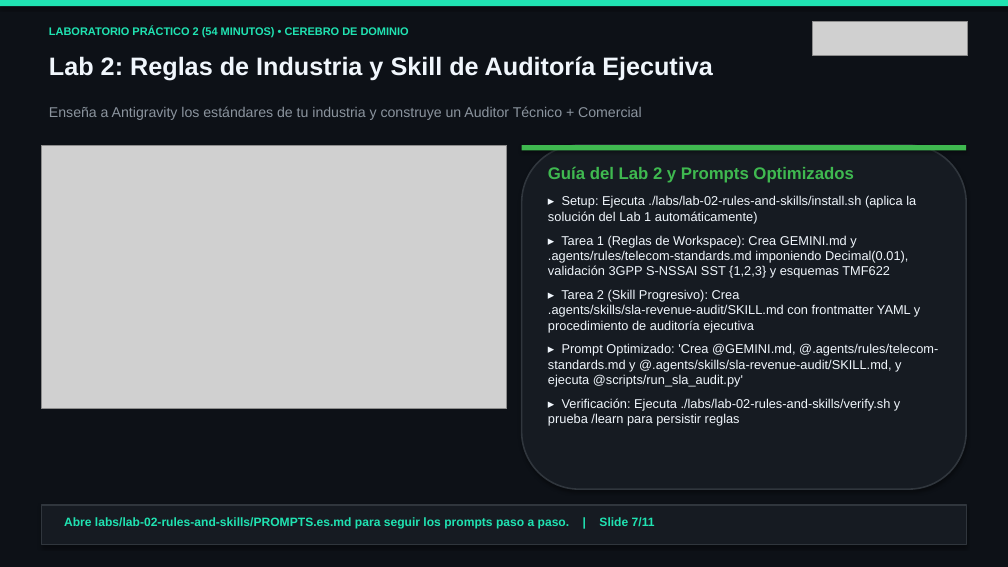
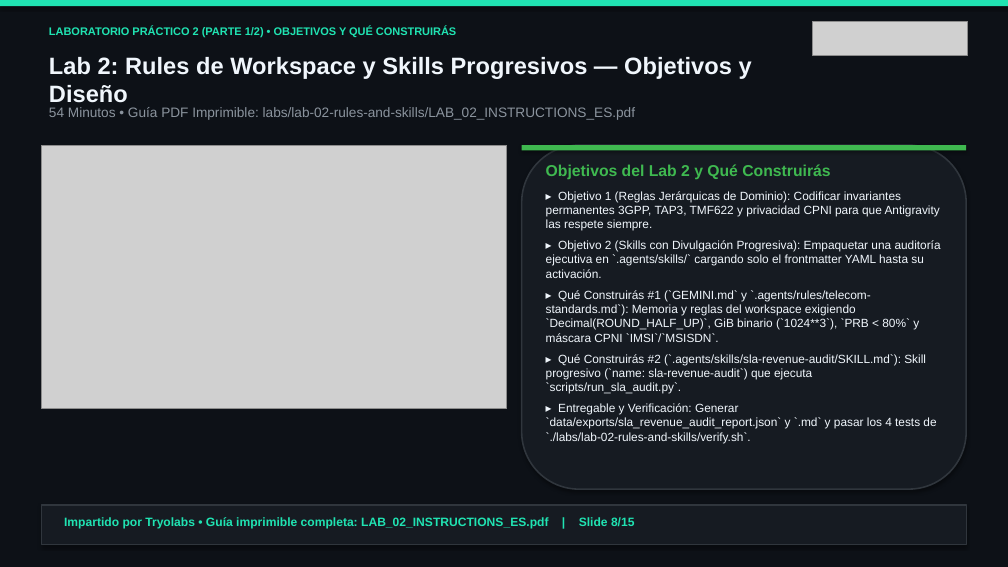
Before and after one commit to tryolabs/antigravity-workshop-telecom, a slide deck: slide 8 of slides/antigravity_telecom_workshop_es.pptx (slide 7 before the commit). Drawn at 1008x567 pixels with LibreOffice and Linux fonts; fonts in the diff are those of the drawing; grey boxes stand for pictures. Boxes give left, top, right and bottom in pixels: in the first picture for what was removed or moved away, otherwise in the second. Text is boxed around its words. In the diff, an @@ line names an element or a change of style, - is before the commit and + after.

Commit message:
Add Tryolabs-branded Lab Instruction PDFs, branded docs, and 15-slide presentations with Lab Objectives, What You Will Build & Step-by-Step Instructions

```diff
--- a/slides/antigravity_telecom_workshop_es.pptx
+++ b/slides/antigravity_telecom_workshop_es.pptx
@@ text at box(49, 27, 456, 38): text changed @@
-LABORATORIO PRÁCTICO 2 (54 MINUTOS) • CEREBRO DE DOMINIO
+LABORATORIO PRÁCTICO 2 (PARTE 1/2) • OBJETIVOS Y QUÉ CONSTRUIRÁS
@@ text at box(49, 57, 752, 103): text changed; size 24 to 22.5 pt @@
-Lab 2: Reglas de Industria y Skill de Auditoría Ejecutiva
+Lab 2: Rules de Workspace y Skills Progresivos — Objetivos y Diseño
@@ text at box(49, 107, 635, 120): text changed; size 13.5 to 13 pt @@
-Enseña a Antigravity los estándares de tu industria y construye un Auditor Técnico + Comercial
+54 Minutos • Guía PDF Imprimible: labs/lab-02-rules-and-skills/LAB_02_INSTRUCTIONS_ES.pdf
@@ text at box(546, 164, 941, 444): text changed; size 12.2 to 11.3 pt @@
-Guía del Lab 2 y Prompts Optimizados
-▸ Setup: Ejecuta ./labs/lab-02-rules-and-skills/install.sh (aplica la solución del Lab 1 automáticamente)
-▸ Tarea 1 (Reglas de Workspace): Crea GEMINI.md y .agents/rules/telecom-standards.md imponiendo Decimal(0.01), validación 3GPP S-NSSAI SST {1,2,3} y esquemas TMF622
-▸ Tarea 2 (Skill Progresivo): Crea .agents/skills/sla-revenue-audit/SKILL.md con frontmatter YAML y procedimiento de auditoría ejecutiva
-▸ Prompt Optimizado: 'Crea @GEMINI.md, @.agents/rules/telecom-standards.md y @.agents/skills/sla-revenue-audit/SKILL.md, y ejecuta @scripts/run_sla_audit.py'
-▸ Verificación: Ejecuta ./labs/lab-02-rules-and-skills/verify.sh y prueba /learn para persistir reglas
+Objetivos del Lab 2 y Qué Construirás
+▸ Objetivo 1 (Reglas Jerárquicas de Dominio): Codificar invariantes permanentes 3GPP, TAP3, TMF622 y privacidad CPNI para que Antigravity las respete siempre.
+▸ Objetivo 2 (Skills con Divulgación Progresiva): Empaquetar una auditoría ejecutiva en `.agents/skills/` cargando solo el frontmatter YAML hasta su activación.
+▸ Qué Construirás #1 (`GEMINI.md` y `.agents/rules/telecom-standards.md`): Memoria y reglas del workspace exigiendo `Decimal(ROUND_HALF_UP)`, GiB binario (`1024**3`), `PRB < 80%` y máscara CPNI `IMSI`/`MSISDN`.
+▸ Qué Construirás #2 (`.agents/skills/sla-revenue-audit/SKILL.md`): Skill progresivo (`name: sla-revenue-audit`) que ejecuta `scripts/run_sla_audit.py`.
+▸ Entregable y Verificación: Generar `data/exports/sla_revenue_audit_report.json` y `.md` y pasar los 4 tests de `./labs/lab-02-rules-and-skills/verify.sh`.
@@ text at box(64, 517, 635, 528): text changed @@
-Abre labs/lab-02-rules-and-skills/PROMPTS.es.md para seguir los prompts paso a paso. | Slide 7/11
+Impartido por Tryolabs • Guía imprimible completa: LAB_02_INSTRUCTIONS_ES.pdf | Slide 8/15
```
Also in this commit, not shown: 10 other slides changed, 4 slides added, 33 other files.
